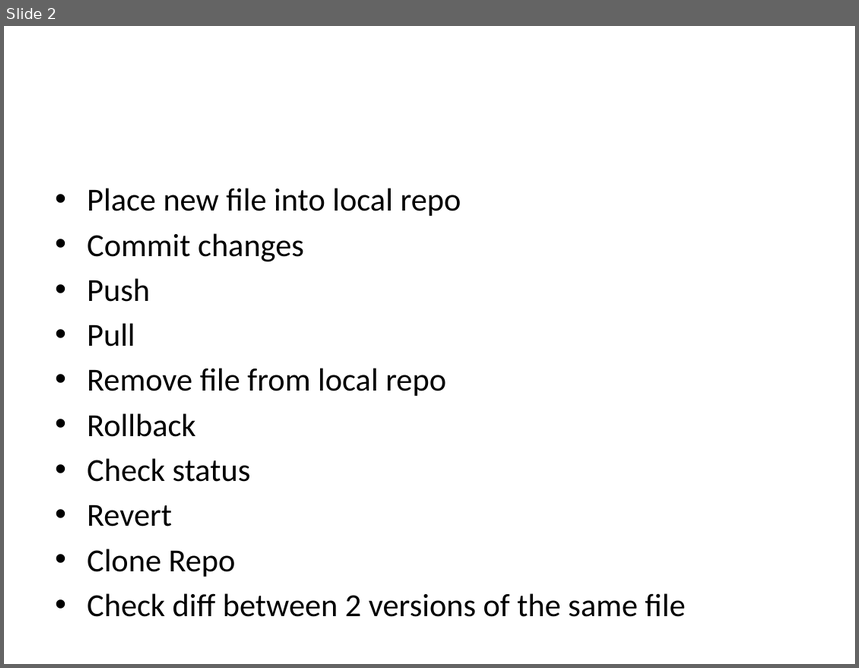
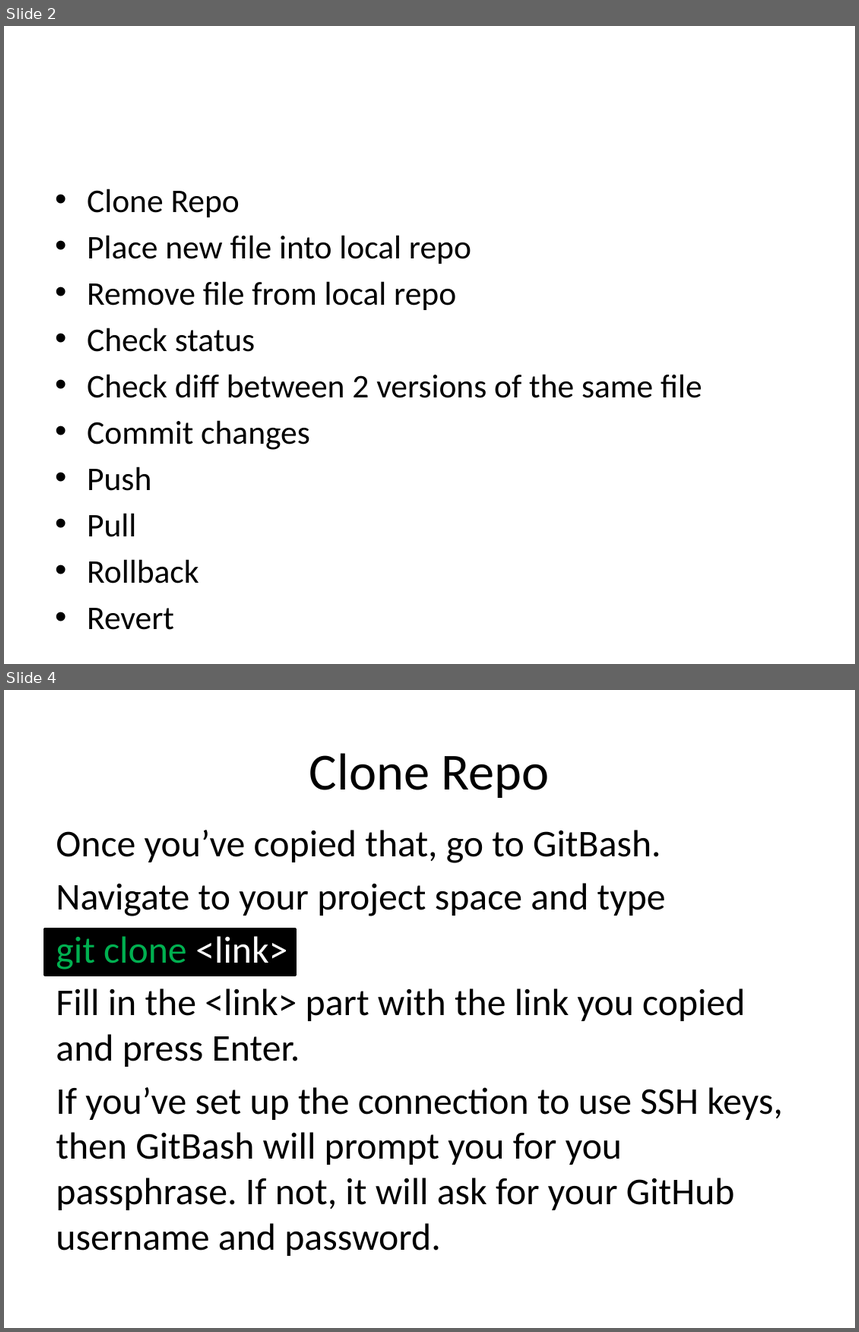
Before and after one commit to JaceTan/programming-notes, a slide deck: Github Commands.pptx. Shown one above the other, each under a label of ours: slide 2 before the commit, slides 2 and 4 after it; the slides between them are not shown. The pictures are 859x668 and 859x1332 pixels, drawn with LibreOffice and Linux fonts; fonts in the diff are those of the drawing. Boxes give left, top, right and bottom in pixels: in the first picture for what was removed or moved away, otherwise in the second. Text is boxed around its words. In the diff, an @@ line names an element or a change of style, - is before the commit and + after.

Commit message:
added place new file into local repo section

```diff
--- a/Github Commands.pptx
+++ b/Github Commands.pptx
@@ slide 4 added at (x1=4, y1=690, x2=855, y2=1328), background #FFFFFF @@
@@ title added at (x1=310, y1=753, x2=550, y2=798), 44 pt, text #000000 @@
+Clone Repo
@@ text added at (x1=56, y1=830, x2=783, y2=1256), 32 pt, text #000000 @@
+Once you’ve copied that, go to GitBash.
+Navigate to your project space and type
+git clone <link>
+Fill in the <link> part with the link you copied and press Enter.
+If you’ve set up the connection to use SSH keys, then GitBash will prompt you for you passphrase. If not, it will ask for your GitHub username and password.
@@ rectangle added at (x1=45, y1=929, x2=296, y2=976), fill #000000, outline #000000 2 pt @@
@@ slide 2 changed as well @@
@@ text at (x1=87, y1=189, x2=240, y2=218): paragraph added @@
+• Clone Repo
@@ text at (x1=87, y1=235, x2=471, y2=630): size 27.2 to 28 pt in "Place new file into local repo", "Commit changes", "Push", "Pull" and 2 more places @@
@@ text at (x1=87, y1=281, x2=702, y2=398): paragraphs added @@
+• Remove file from local repo
+• Check status
+• Check diff between 2 versions of the same file
@@ text at (x1=87, y1=368, x2=446, y2=396): paragraph removed @@
-• Remove file from local repo
@@ text at (x1=87, y1=458, x2=251, y2=482): paragraph removed @@
-• Check status
@@ text at (x1=87, y1=549, x2=686, y2=617): paragraphs removed @@
-• Clone Repo
-• Check diff between 2 versions of the same file
```
Also in this commit, not shown: 1 other slide changed, 11 other slides added, 4 slides removed, 1 other file.
